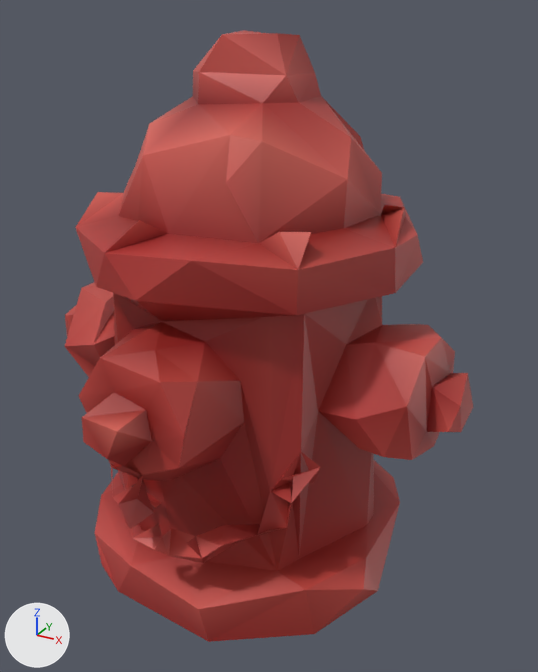
The glTF model public/models/prop_hydrant.glb: old version first, new version second.
One viewpoint serves both versions: a 50 mm camera at (0.644, -1.067, 1.034) aimed at (0.046, 0.02, 0.49). Every picture has the same lights, and +X, +Y and +Z are marked at lower left. The first picture is the older version. Where no turn or scale is listed for an object, it has been applied to the vertices.
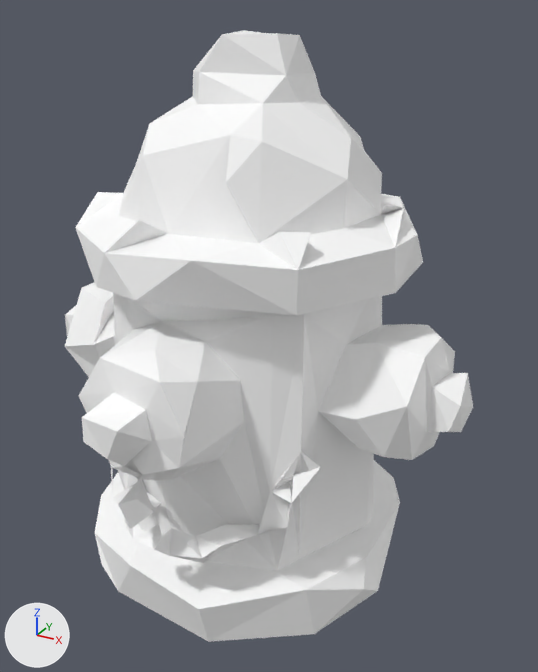
Diff of the bpy script that builds the scene:
```diff
--- a/public/models/prop_hydrant.glb.py
+++ b/public/models/prop_hydrant.glb.py
@@ mat_material_0 @@
 n0 = _N.new('ShaderNodeBsdfPrincipled'); n0.name = 'Principled BSDF'
+n0.inputs[0].default_value = (1.0, 1.0, 1.0, 1.0)  # 'Base Color', white #ffffff
 n1 = _N.new('ShaderNodeOutputMaterial'); n1.name = 'Material Output'
-n2 = _N.new('ShaderNodeVertexColor'); n2.name = 'Color Attribute'
 _L.new(n0.outputs[0], n1.inputs[0])  # 'BSDF' to 'Surface'
-_L.new(n2.outputs[0], n0.inputs[0])  # 'Color' to 'Base Color'
@@ me_mesh_0 @@
 me_mesh_0.from_pydata(...)  # 276 vertices, 555 faces; spans x -0.414..0.414, y -0.363..0.363, z -0.5..0.5
 # used by ob_mesh_0; location = (0.0, 0.0, 0.5)
+# me_mesh_0 part 1
+# 9 faces are deleted
+# 9 new faces join them
 me_mesh_0.materials.append(mat_material_0)
```

Changed parts and their boxes (x1, y1, x2, y2) in the pictures (538 x 672 px; the box of a moved part takes in the faces that stretch with it):
'Mesh_0', recoloured, surface changed (lighter)
    both: (65, 30, 473, 642)
part 1 of me_mesh_0, moved or reshaped
    both: (133, 452, 321, 558)
